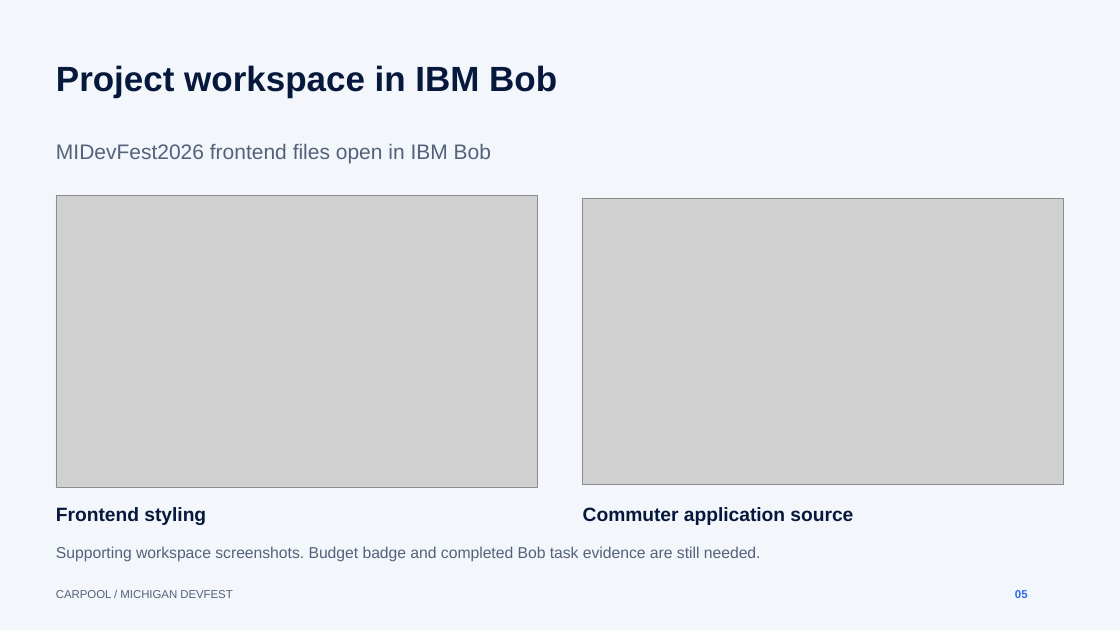
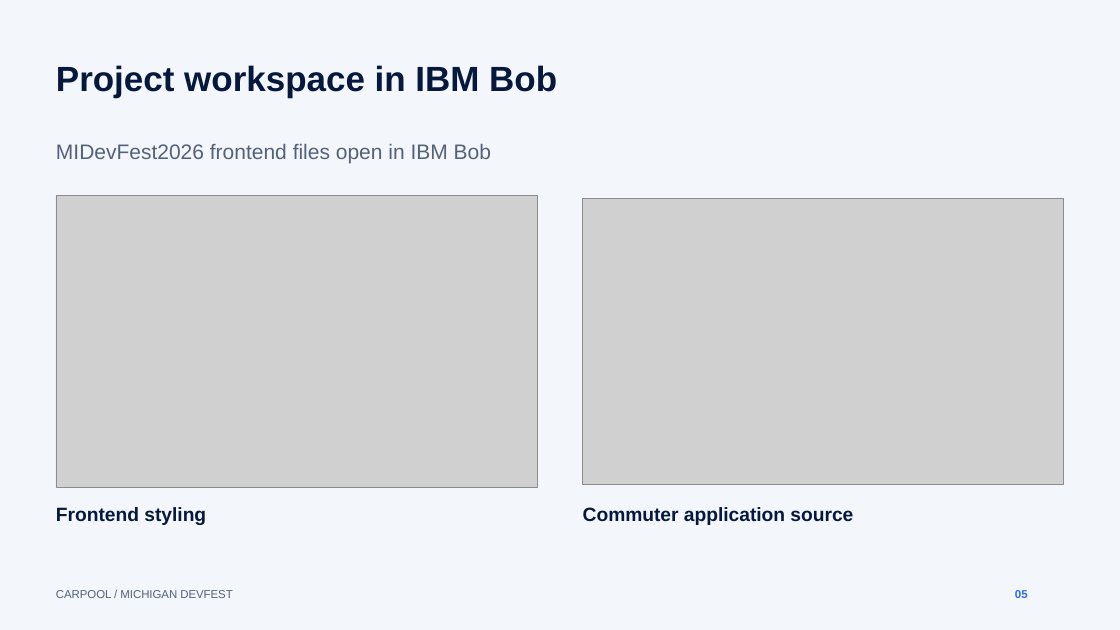
Before and after one commit to csontidpa21/MIDevFest2026, a slide deck: slide 5 of pitch/Carpool_IBM_DevFest_Pitch.pptx. Drawn at 1120x630 pixels with LibreOffice and Linux fonts; fonts in the diff are those of the drawing; grey boxes stand for pictures. Boxes give left, top, right and bottom in pixels: in the first picture for what was removed or moved away, otherwise in the second. Text is boxed around its words. In the diff, an @@ line names an element or a change of style, - is before the commit and + after.

Commit message:
Match pitch video to current deck and remove Bob slide caption

```diff
--- a/pitch/Carpool_IBM_DevFest_Pitch.pptx
+++ b/pitch/Carpool_IBM_DevFest_Pitch.pptx
@@ text removed at (x1=56, y1=546, x2=761, y2=562) @@
-Supporting workspace screenshots. Budget badge and completed Bob task evidence are still needed.
```
Also in this commit, not shown: 6 other files.
